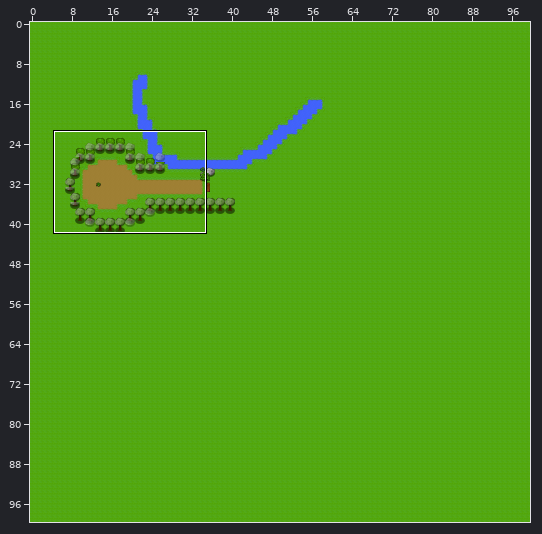
A Tiled map gets an edit: assets/maps/Map_2_1.tmx. The first picture is a wide view before the edit; the outline marks the close-up.
Close-up. Old version:
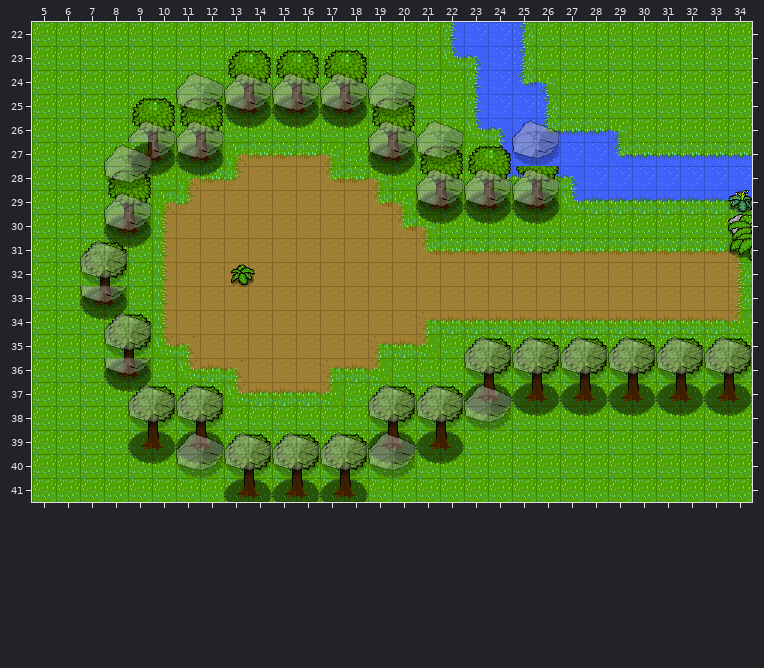
Cells are 32x32 px. Shown: x 5..34, y 22..41. The commit also changed other parts of the map, which this record leaves out.
And afterwards:
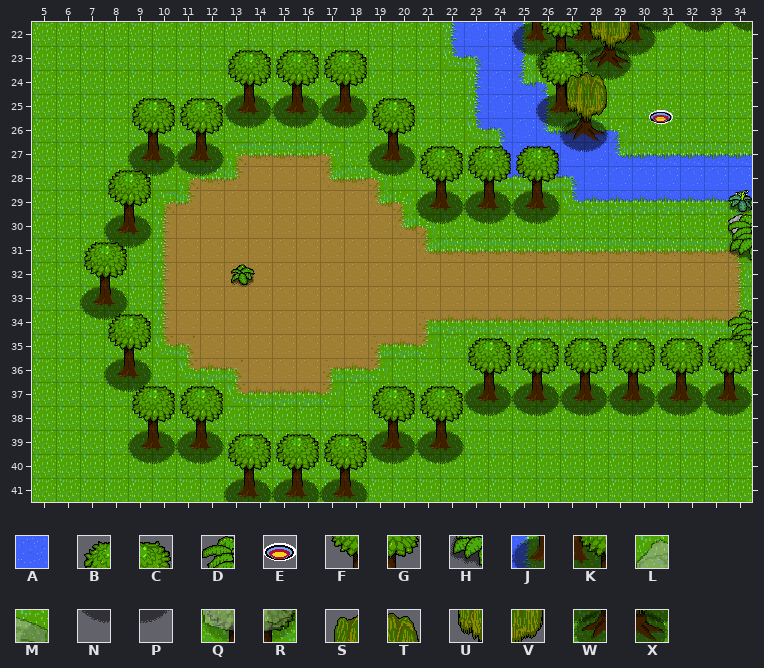
Key: from "forest": A 11; from "objects": B 0, C 1, D 2, E 9, F 10, G 11, H 12, J 20, K 21, L 22, M 23, N 30, P 31, Q 32, R 33, S 40, T 41, U 50, V 51, W 60, X 61.
_ is an empty cell.
Objects are placed by their top-left corner, in cells (3,4 is the top-left corner of cell 3,4); size is 1x1 cell unless given.
See-through tiles are keyed as they look on the map.
Difference:
Layer "Graphic 8":
y 22: x 26..34 _________ -> NPNPNPNPN
y 23: x 25..30 ______ -> NPNPNP
y 24: x 26..29 ____ -> NPNP
y 26: x 26..27 __ -> NP
y 27: x 27..28 __ -> NP
Layer "Graphic 7":
y 22: x 25..29 _____ -> JKJKJ
y 23: x 26..27 __ -> JK
y 25: x 26..27 __ -> JK
Layer "Graphic 6":
y 22: x 26..27 __ -> FG
y 24: x 26..27 __ -> FG
Layer "Graphic 5":
y 23: x 26..27 __ -> BC
Layer "collision1":
y 22: x 28..30 ___ -> UVK
y 23: x 28..29 __ -> WX
y 24: x 27..28 __ -> ST
y 25: x 27..28 __ -> UV
y 26: x 27..28 __ -> WX
y 34: x 34 _ -> D
y 35: x 34 C -> H
Layer "Graphic 1":
y 35: x 34 _ -> C
Layer "cat_water" (now hidden):
y 26: x 25 A -> _
y 27: x 25..28 AAAA -> ____
Layer "armadillo_burrow" (now hidden):
y 24: x 11..20 LMLMLMLMLM -> __________
y 25: x 11..20 QRQRQRQRQR -> __________
y 26: x 9..12 LMLM -> ____; x 19..22 LMLM -> ____; x 25..26 LM -> __
y 27: x 8..12 LMRQR -> _____; x 19..22 QRQR -> ____; x 25..26 QR -> __
y 28: x 8..9 QR -> __; x 21..26 LMLMLM -> ______
y 29: x 8..9 LM -> __; x 21..26 QRQRQR -> ______
y 30: x 8..9 QR -> __
y 31: x 7..8 LM -> __
y 32..33: x 7..8 QR -> __
y 34: x 8..9 LM -> __
y 35: x 8..9 QR -> __; x 23..34 LMLMLMLMLMLM -> ____________
y 36: x 8..9 QR -> __; x 23..34 QRQRQRQRQRQR -> ____________
y 37: x 9..12 LMLM -> ____; x 19..24 LMLMLM -> ______
y 38: x 9..12 QRQR -> ____; x 19..24 QRQRQR -> ______
y 39: x 11..20 LMLMLMLMLM -> __________
y 40: x 11..20 QRQRQRQRQR -> __________
Layer "objects":
added: E "target_1" at 30.7,25.5
Boxes around the changes in both close-ups, in picture pixels (x1, y1, x2, y2):
changed: (80, 22, 752, 478)
